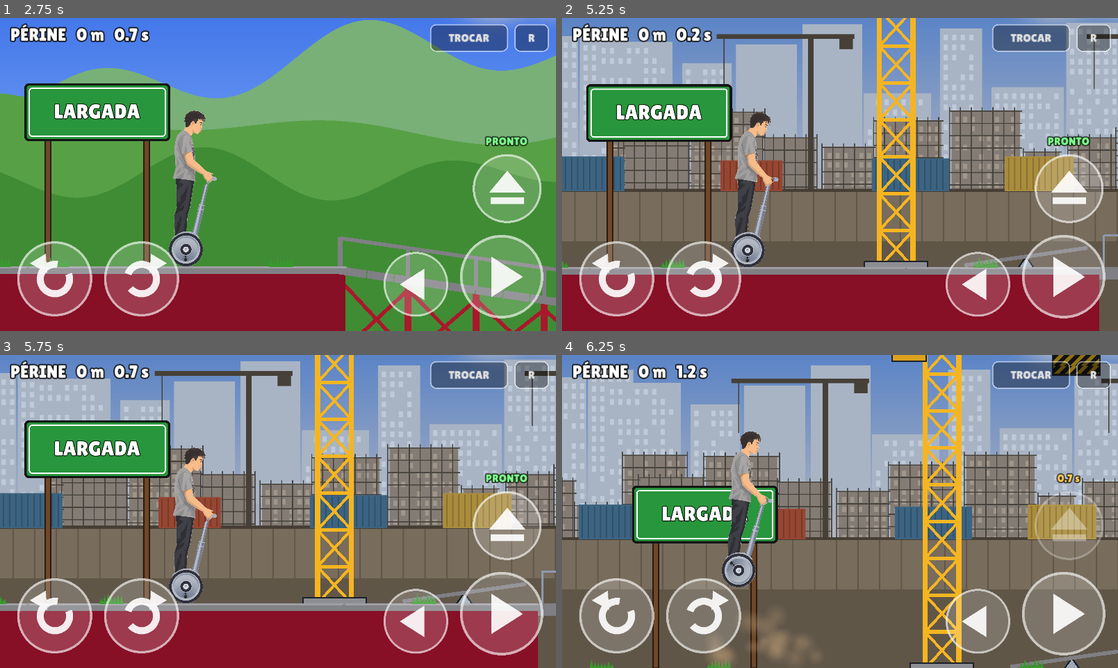
Above: before the commit, frames 1-4 (two rows, left to right).
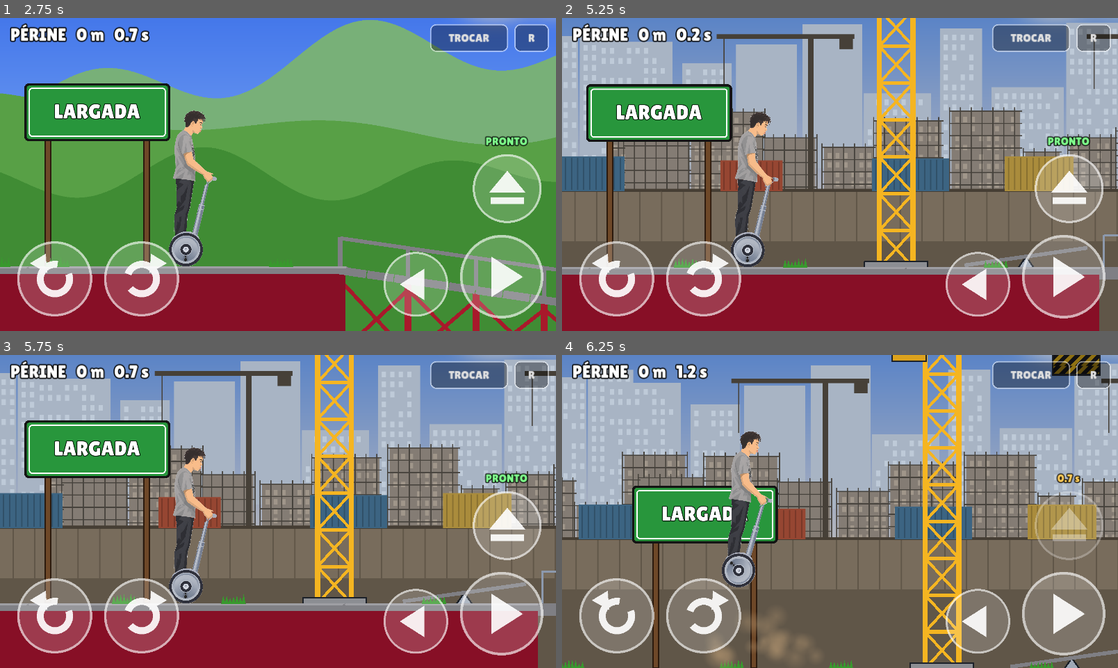
Above: after the commit, the same moments.

Repository: site-oficial-br-y/variant.agencia
Game: Godot game, scene res://levels/Abertura.tscn
The game is run twice, just before and just after one commit, with the same random seed, the same clock (stepped at 60 frames per second) and the same inputs.
Inputs (mouse positions are in pixels of both pictures, inside the frame that each line leads up to):
- Up to frame 1 (2.75 s): tap Enter at 0.5 s; move the mouse to (400, 158) at 0.52 s; hold D 0.53-1.25 s; hold Shift (especial) 0.53-1.25 s; click (400, 158) at 0.67 s; tap C (bomba, bound only after the commit) at 0.8 s; click (511, 290) at 1.25 s; click "FASE 1" at 2 s
- Up to frame 2 (5.25 s): click "R" at 2.75 s; click "TROCAR" at 3.5 s; click (1073, 290) at 4.25 s; click "FASE 2" at 5 s
- Up to frame 3 (5.75 s): no input
- Up to frame 4 (6.25 s): move the mouse to (728, 527) at 5.77 s; hold Left (brake) from 5.78 s (still down); tap C (bomba, bound only after the commit) at 5.85 s; tap X at 6.05 s

Frame 1 is identical in both runs. In frame 2, 0.2% of the frame differs, in the area x 0-81%, y 76-80%; in frame 3, 0.2%; in frame 4, 0.3%, in the area x 0-89%, y 97-100%.

Commit message:
Bicho Ehn: predio de andares, turbo infinito do Gabriel, turbo + bomba no Gian, sem sino
- Trecho de predio por dentro: anda no andar, cai pelo buraco pro de baixo (serra
  no teto, TNT, mina, prensa nos andares); nas 3 fases
- Gabriel: turbo sem combustivel; Gian: turbo com combustivel + bomba num 2o botao
- Pouso forte nao toca mais o "metal" (soava como sino); metal refeito curto;
  drone sem bip e sem chime

Co-Authored-By: Claude Opus 5.5 <noreply@anthropic.com>
Claude-Session: https://claude.ai/code/session_014hX2KsBke7Sq6MsZDXhCCQ

Diff:
--- a/jogo-godot/actors/Player.gd
+++ b/jogo-godot/actors/Player.gd
@@ -58,6 +58,7 @@
 var recarga := 0.0
 var recarga_total := 1.0
 var combustivel := 1.0
+var recarga_bomba := 0.0
 var _equilibrio_t := 0.0
 var _arpao: Dictionary = {}              # preso: {corpo, local, comp}
 var _corda: Line2D
@@ -389,7 +390,8 @@
 			if fogo:
 				fogo.emitting = ligado
 			if ligado:
-				combustivel = maxf(0.0, combustivel - 0.4 * delta)
+				if not (personagem in Game.TURBO_INFINITO):
+					combustivel = maxf(0.0, combustivel - 0.4 * delta)
 				if chassi.linear_velocity.length() < float(ch["vmax"]) * velocidade * 1.9:
 					chassi.apply_central_force(Vector2.RIGHT.rotated(chassi.rotation) * massa_total * TURBO)
 				_som_turbo -= delta
@@ -407,11 +409,16 @@
 			if apertou and recarga <= 0.0:
 				_usar(8.0)
 				_equilibrio_t = 3.0
-				Audio.tocar("checkpoint", 0.8)
+				Audio.tocar("pulo", 0.5)
 			if _equilibrio_t > 0.0:              # segura em pé sozinho e amortece o giro
 				chassi.apply_torque(inercia_chassi * (-chassi.rotation * 45.0 - chassi.angular_velocity * 10.0))
 		"arpao":
 			_arpoar(apertou, segura, delta)
+	if personagem in Game.BOMBA_EXTRA:               # segundo botão: bomba com recarga própria
+		recarga_bomba = maxf(0.0, recarga_bomba - delta)
+		if Input.is_action_just_pressed("bomba") and recarga_bomba <= 0.0:
+			recarga_bomba = 2.5
+			_lancar_bomba()
 
 func _usar(tempo: float) -> void:
 	recarga = tempo
@@ -420,7 +427,7 @@
 ## 0..1 do quanto a habilidade está pronta (HUD)
 func pronto() -> float:
 	if habilidade == "turbo":
-		return combustivel
+		return 1.0 if personagem in Game.TURBO_INFINITO else combustivel
 	if habilidade == "equilibrio" and _equilibrio_t > 0.0:
 		return 1.0
 	return 1.0 - recarga / maxf(recarga_total, 0.001)
@@ -709,7 +716,7 @@
 	v_roda_ant = roda_motriz.linear_velocity
 	Audio.motor(true, chassi.linear_velocity.length() / (float(ch["vmax"]) * velocidade))
 	if dv > 700.0:                       # pouso / batida do veículo
-		Audio.tocar("impacto_leve" if dv < 1600.0 else "metal", dv / 2500.0)
+		Audio.tocar("impacto_leve" if dv < 1600.0 else "impacto_forte", dv / 2500.0)
 		bateu_chao.emit(roda_motriz.global_position + Vector2(0, (roda_motriz.get_child(0).shape as CircleShape2D).radius), dv / 2000.0)
 	var tomba := deg_to_rad(65.0 if mono else (78.0 if equilibra else 115.0))
 	if dv > limiar_queda_montado or absf(chassi.rotation) > tomba \
--- a/jogo-godot/autoload/Game.gd
+++ b/jogo-godot/autoload/Game.gd
@@ -12,7 +12,9 @@
 const NOMES := {"segway": "PÉRINE", "cadeira": "GABRIEL", "scooter": "GIAN", "monociclo": "ERICK", "gamer": "GORISCH"}
 ## habilidade de cada um (botão especial), sempre com limite de uso
 const CHECKPOINTS := false              # sem checkpoint: morreu, volta pro começo da fase
-const HABILIDADES := {"segway": "salto", "cadeira": "turbo", "scooter": "bomba", "monociclo": "equilibrio", "gamer": "arpao"}
+const HABILIDADES := {"segway": "salto", "cadeira": "turbo", "scooter": "turbo", "monociclo": "equilibrio", "gamer": "arpao"}
+const TURBO_INFINITO := ["cadeira"]       # Gabriel: turbo sem combustível
+const BOMBA_EXTRA := ["scooter"]          # Gian: turbo + bomba num segundo botão
 const RITMO := 3.0                   # mundo 3x mais rápido: queda pesada e ritmo de Happy Wheels
 const ARQ_PROGRESSO := "user://progresso.cfg"
 var checkpoint_x: float = -1.0       # -1 = começa do início; sobrevive ao reinício (R)
@@ -24,7 +26,8 @@
 	"lean_fwd":   [KEY_DOWN, KEY_S],
 	"lean_back":  [KEY_UP, KEY_W],
 	"eject":      [KEY_SPACE],
-	"especial":   [KEY_SHIFT, KEY_X],          # Périne pula; Gabriel e Gian ligam o turbo
+	"especial":   [KEY_SHIFT, KEY_X],          # habilidade de cada personagem
+	"bomba":      [KEY_C, KEY_B],              # bomba do Gian
 	"reset":      [KEY_R],
 }
 
--- a/jogo-godot/levels/Main.gd
+++ b/jogo-godot/levels/Main.gd
@@ -494,6 +494,63 @@
 	mec.tunel_vento(p + Vector2(300, -450), p + Vector2(3700, -500), 1100.0, 2400.0)
 	return _t_plano(p + Vector2(3300, 0), 900, false)
 
+## prédio por dentro, de cima pra baixo (estilo Happy Wheels): cada andar é uma laje;
+## no fim dela tem um buraco e você cai pro andar de baixo, que continua pra frente.
+## Obstáculos dentro: serra no teto, TNT, mina, prensa. Devolve o ponto no térreo.
+const ANDAR := 1700.0
+func _t_andares(p: Vector2, n := 4) -> Vector2:
+	var larg := 4200.0
+	var x0 := p.x
+	var topo := p.y
+	var fundo := p.y + n * ANDAR
+	var parede_x1 := x0 + n * (larg - 500.0) + 1400.0
+	# fachada de fundo: concreto escuro com janelas, do teto ao térreo
+	pecas.poligono(Pecas.retangulo(Vector2((x0 + parede_x1) / 2.0, (topo - 900.0 + fundo) / 2.0),
+		Vector2(parede_x1 - x0, fundo - topo + 900.0)), Color(0.36, 0.34, 0.36), -4)
+	for k in n + 1:
+		var y := topo + k * ANDAR - 700.0
+		var xj := x0 + 300.0
+		while xj < parede_x1 - 300.0:
+			pecas.poligono(Pecas.retangulo(Vector2(xj, y), Vector2(260, 360)), Color(0.55, 0.72, 0.85, 0.85), -3)
+			pecas.poligono(Pecas.retangulo(Vector2(xj - 40, y - 40), Vector2(70, 220)), Color(0.8, 0.9, 0.97, 0.6), -3)
+			xj += 700.0
+	var obst := ["serra", "tnt", "mina", "prensa", "serra", "tnt"]
+	for k in n:
+		var a := Vector2(x0 + k * (larg - 500.0), topo + k * ANDAR)
+		# laje do andar (o buraco é o espaço até a próxima laje, que começa embaixo do fim desta)
+		pecas.terreno(PackedVector2Array([a, a + Vector2(larg, 0)]), a.y + 160.0)
+		pecas.poligono(Pecas.retangulo(a + Vector2(larg / 2.0, 220), Vector2(larg, 120)), Color(0.28, 0.27, 0.3), 1)
+		# pilares entre os andares (atrás)
+		for px in [a.x + 250.0, a.x + larg * 0.5, a.x + larg - 250.0]:
+			pecas.poligono(Pecas.retangulo(Vector2(px, a.y + ANDAR / 2.0 + 150.0), Vector2(110, ANDAR - 300.0)), Color(0.45, 0.43, 0.45), -2)
+		# placa com o número do andar
+		var num := Label.new()
+		num.text = "%dº" % (n - k)
+		num.add_theme_font_size_override("font_size", 200)
+		num.add_theme_color_override("font_color", Color(1, 0.85, 0.2))
+		num.add_theme_color_override("font_outline_color", Color.BLACK)
+		num.add_theme_constant_override("outline_size", 30)
+		num.position = a + Vector2(500, -900)
+		num.z_index = -1
+		add_child(num)
+		# borda do buraco: faixa de perigo
+		pecas.poligono(Pecas.retangulo(a + Vector2(larg - 120, 12), Vector2(240, 30)), Color.WHITE, 3, pecas.tex("perigo"), 0.6)
+		if k == 0:
+			continue
+		var meio := a + Vector2(larg * 0.55, 0)
+		match obst[(k - 1) % obst.size()]:
+			"serra":                                    # serra presa no teto: passa por baixo
+				pecas.serra(meio + Vector2(0, -ANDAR + 160.0), 240.0)   # sobra ~250 px acima da cabeça
+			"tnt":
+				pecas.tnt(meio)
+			"mina":
+				pecas.rampa(meio.x - 900, meio.x - 300, meio.y, 170)
+				mec.mina(meio + Vector2(150, 0))
+			"prensa":
+				pecas.prensa(meio.x, meio.y, 6.0, _sorteio.randf_range(0.0, 6.0))
+	var saida := Vector2(x0 + (n - 1) * (larg - 500.0) + larg, fundo - ANDAR)
+	return _t_plano(saida, 1200, false)
+
 ## bloco de mecânicas novas: cada volta da fase usa uma combinação diferente
 func _bloco_novo(p: Vector2, c: Array, combinacao: Array) -> Vector2:
 	for nome in combinacao:
@@ -518,6 +575,9 @@
 	p = _t_ponte(p, 2300, 350)
 	p = _t_plano(p, 800)
 	for volta in 3:
+		if volta == 1:
+			p = _t_andares(p, 4)
+			p = _t_mega(p, 16000.0, -4 * ANDAR)
 		p = _bloco_novo(p, c, [["minas", "temporarias"], ["drone", "quebraveis", "trampolim"], ["tunel", "moveis", "turbo_salto"]][volta])
 		_cp(c, p)
 		p = _t_bola(p)
@@ -557,6 +617,9 @@
 	p = _t_vigas(p)
 	p = _t_tabuas(p)
 	for volta in 3:
+		if volta == 1:
+			p = _t_andares(p, 4)
+			p = _t_mega(p, 16000.0, -4 * ANDAR)
 		p = _bloco_novo(p, c, [["drone", "quebraveis"], ["trampolim", "temporarias", "minas"], ["retrateis", "tunel"]][volta])
 		_cp(c, p)
 		p = _t_prensa(p)
@@ -596,6 +659,8 @@
 		p = _t_voo(p, "serras")
 		p = _t_mega(p, qv * 3.0, -qv)
 		_cp(c, p)
+		p = _t_andares(p, 4 + volta)
+		p = _t_mega(p, 16000.0, -(4 + volta) * ANDAR)  # sobe de volta o que desceu no prédio
 		p = _t_ponte(p, 1900, -150)
 		p = _t_tnt(p)
 		p = _t_plano(p, 1000)
@@ -860,6 +925,7 @@
 		[_toque("gas", Vector2.ZERO, 200, "accelerate"), func(v: Vector2) -> Vector2: return Vector2(v.x - 225, v.y - 225)],
 		[_toque_especial(), func(v: Vector2) -> Vector2: return Vector2(v.x - 195, v.y - 410)],
 		[_rotulo_carga(), func(v: Vector2) -> Vector2: return Vector2(v.x - 213, v.y - 452)],
+		[_toque_bomba(), func(v: Vector2) -> Vector2: return Vector2(v.x - 370, v.y - 360) if Game.personagem in Game.BOMBA_EXTRA else Vector2(-9999, 0)],
 		[_botao("R", Vector2.ZERO, Vector2(80, 64), "reset"), func(v: Vector2) -> Vector2: return Vector2(v.x - 96, 14)],
 		[_botao("TROCAR", Vector2.ZERO, Vector2(180, 64), "menu"), func(v: Vector2) -> Vector2: return Vector2(v.x - 290, 14)],
 	]
@@ -923,6 +989,9 @@
 	_botao_especial = _toque(ICONES.get(Game.HABILIDADES.get(Game.personagem, "salto"), "pula"), Vector2.ZERO, 165, "especial")
 	return _botao_especial
 
+func _toque_bomba() -> TouchScreenButton:
+	return _toque("bomba", Vector2.ZERO, 130, "bomba")
+
 ## carga da habilidade embaixo do botão: PRONTO, segundos ou % do turbo
 func _rotulo_carga() -> Label:
 	_carga = Label.new()
@@ -939,7 +1008,7 @@
 		return
 	var f := player.pronto()
 	if player.habilidade == "turbo":
-		_carga.text = "%d%%" % int(f * 100.0)
+		_carga.text = "INFINITO" if Game.personagem in Game.TURBO_INFINITO else "%d%%" % int(f * 100.0)
 	elif f >= 1.0:
 		_carga.text = "PRONTO"
 	else:
--- a/jogo-godot/levels/Mecanicas.gd
+++ b/jogo-godot/levels/Mecanicas.gd
@@ -365,7 +365,6 @@
 					_solida(m, true)
 					m["solida"] = true
 					sb.create_tween().tween_property(sb, "modulate:a", 1.0, 0.25)
-					Audio.tocar("clique", 0.8)
 				elif m["t"] > 0.0:
 					m["t"] -= dt
 					if m["t"] <= 0.0 and m["solida"]:
@@ -402,16 +401,11 @@
 		n.position = (m["base"] as Vector2) + Vector2(0, sin(_t * 2.0) * 60.0)
 		if alvo.distance_to(n.global_position) < float(m["alcance"]):
 			m["ativa"] = true
-			Audio.tocar("checkpoint", 0.7)
 		return
 	m["pavio"] -= dt
 	var desejo := (alvo + Vector2(0, -300) - n.global_position).normalized() * 1050.0
 	m["vel"] = (m["vel"] as Vector2).lerp(desejo, 2.2 * dt)
 	n.global_position += (m["vel"] as Vector2) * dt
-	m["bip"] -= dt
-	if m["bip"] <= 0.0:
-		m["bip"] = maxf(0.08, float(m["pavio"]) * 0.12)
-		Audio.tocar("clique", 0.6, 0.0)
 	if n.global_position.distance_to(alvo) < 420.0 or m["pavio"] <= 0.0:
 		_vivos.erase(m)
 		var pos := n.global_position
Not shown, changed: jogo-godot/assets/audio/sfx/metal.wav
Not shown, changed: rodas/godot/index.html
Not shown, changed: rodas/godot/index.pck
